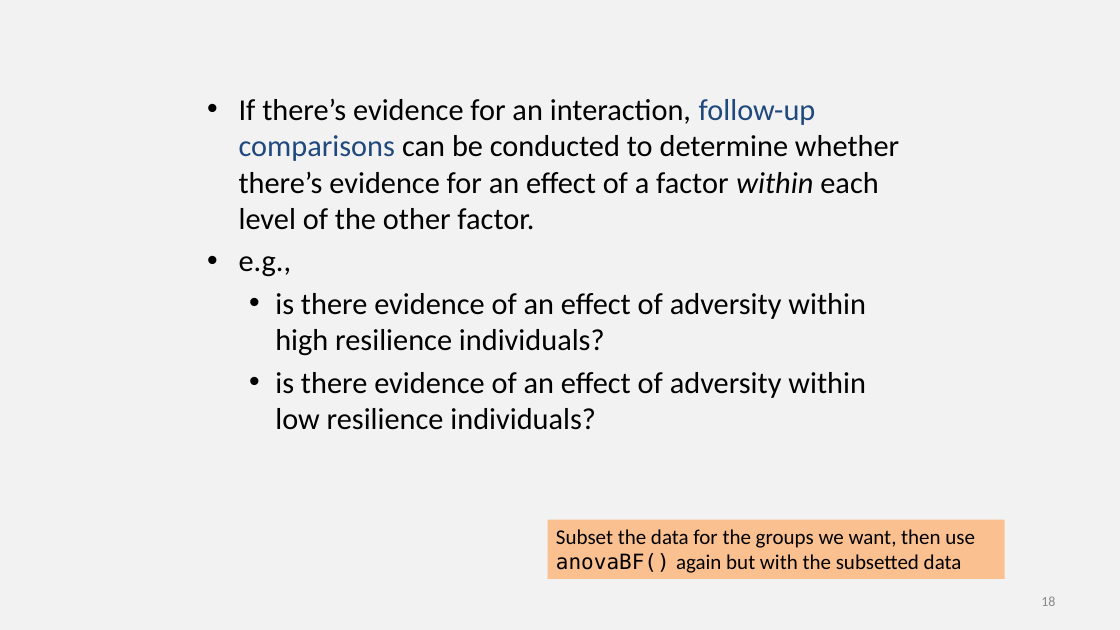
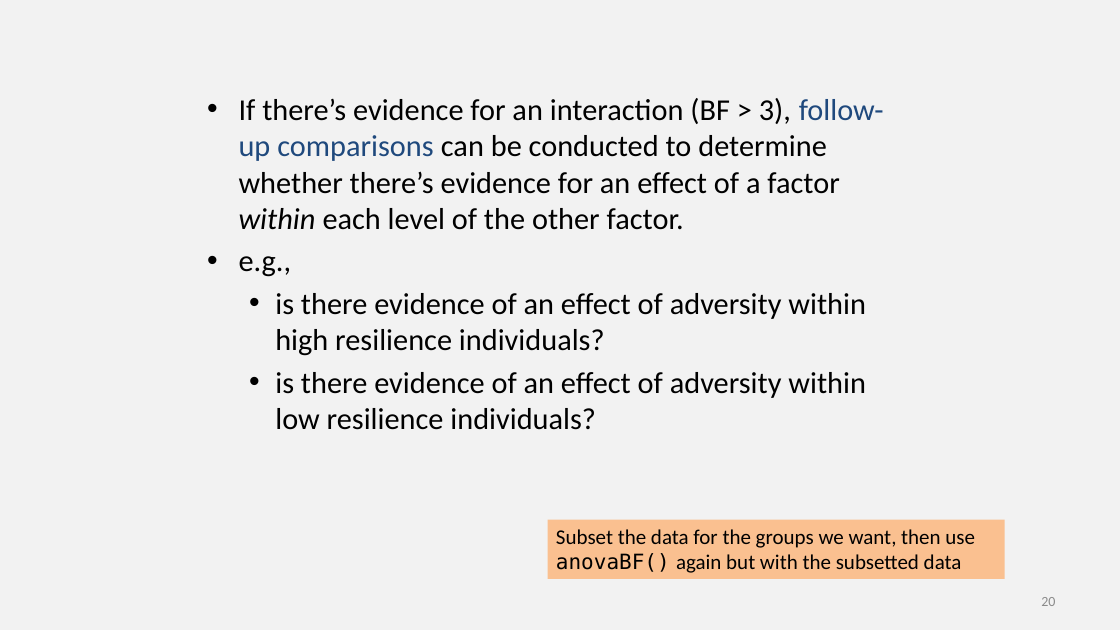
Before and after one commit to chrisjberry/datafluencyCB, a slide deck: slide 20 of docs/slides/PSYC753_L3_ANOVA_1.pptx (slide 18 before the commit). Drawn at 1120x630 pixels with LibreOffice and Linux fonts; fonts in the diff are those of the drawing. Boxes give left, top, right and bottom in pixels: in the first picture for what was removed or moved away, otherwise in the second. Text is boxed around its words. In the diff, an @@ line names an element or a change of style, - is before the commit and + after.

```diff
--- a/docs/slides/PSYC753_L3_ANOVA_1.pptx
+++ b/docs/slides/PSYC753_L3_ANOVA_1.pptx
@@ text at (239, 98, 884, 230): text changed @@
-• If there’s evidence for an interaction, follow-up comparisons can be conducted to determine whether there’s evidence for an effect of a factor within each level of the other factor.
+• If there’s evidence for an interaction (BF > 3), follow-up comparisons can be conducted to determine whether there’s evidence for an effect of a factor within each level of the other factor.
@@ page number at (1041, 597, 1055, 606): text changed @@
-18
+20
```
Also in this commit, not shown: 9 other slides changed, 2 slides added, 1 slide removed.
